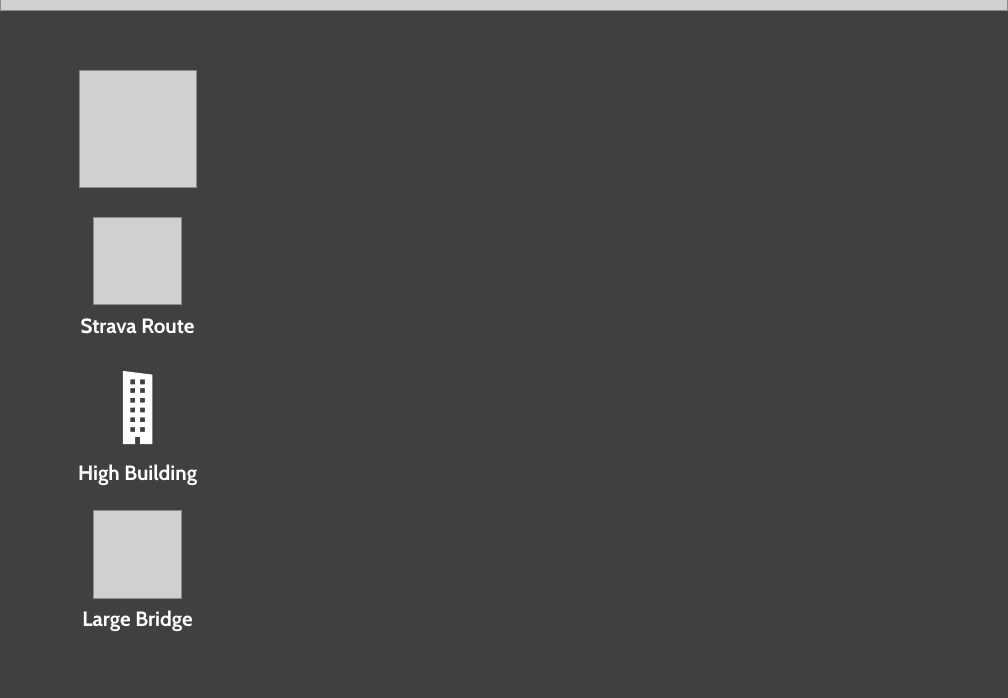
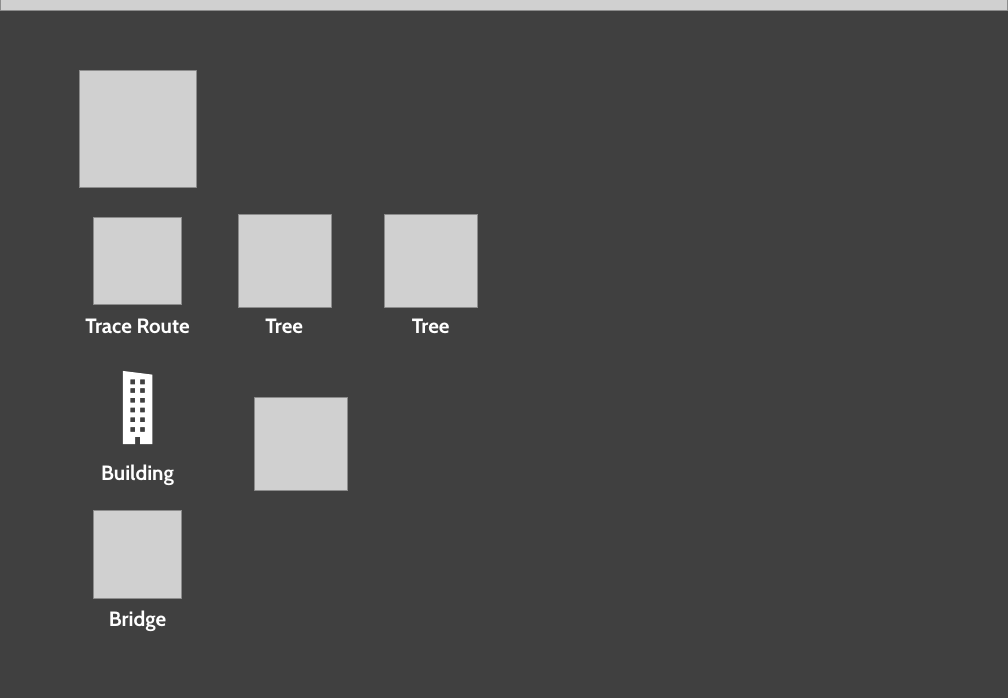
Before and after one commit to Ruben-White/jetlag-hide-and-seek, a slide deck: slide 8 of prototype/prototype.pptx (slide 9 before the commit). Drawn at 1008x698 pixels with LibreOffice and Linux fonts; fonts in the diff are those of the drawing; grey boxes stand for pictures. Boxes give left, top, right and bottom in pixels: in the first picture for what was removed or moved away, otherwise in the second. Text is boxed around its words. In the diff, an @@ line names an element or a change of style, - is before the commit and + after.

```diff
--- a/prototype/prototype.pptx
+++ b/prototype/prototype.pptx
@@ picture added at bbox=[238, 215, 331, 308] @@
@@ picture added at bbox=[385, 215, 478, 308] @@
@@ text at bbox=[85, 318, 190, 333]: text changed @@
-Strava Route
+Trace Route
@@ text added at bbox=[265, 318, 303, 333], 16 pt, text #FFFFFF, bold @@
+Tree
@@ text added at bbox=[412, 318, 450, 333], 16 pt, text #FFFFFF, bold @@
+Tree
@@ picture added at bbox=[255, 397, 348, 491] @@
@@ text at bbox=[101, 464, 174, 485]: text changed @@
-High Building
+Building
@@ text at bbox=[109, 610, 166, 631]: text changed @@
-Large Bridge
+Bridge
```
Also in this commit, not shown: 1 other slide changed, 1 slide removed, 24 other files.
